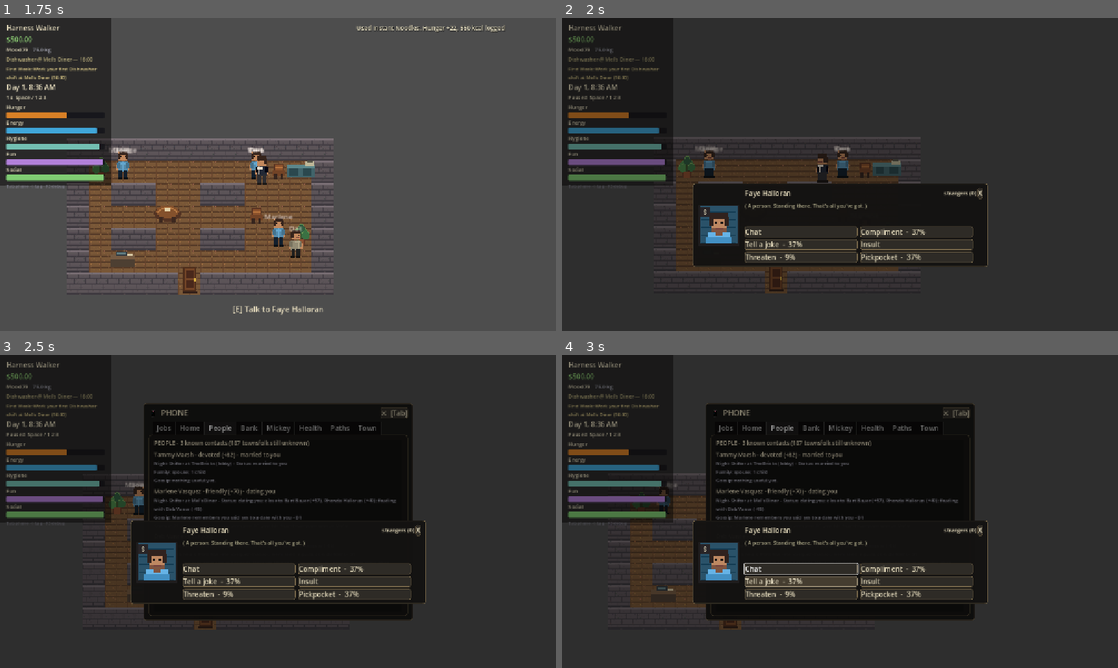
Above: before the commit, frames 1-4 (two rows, left to right).
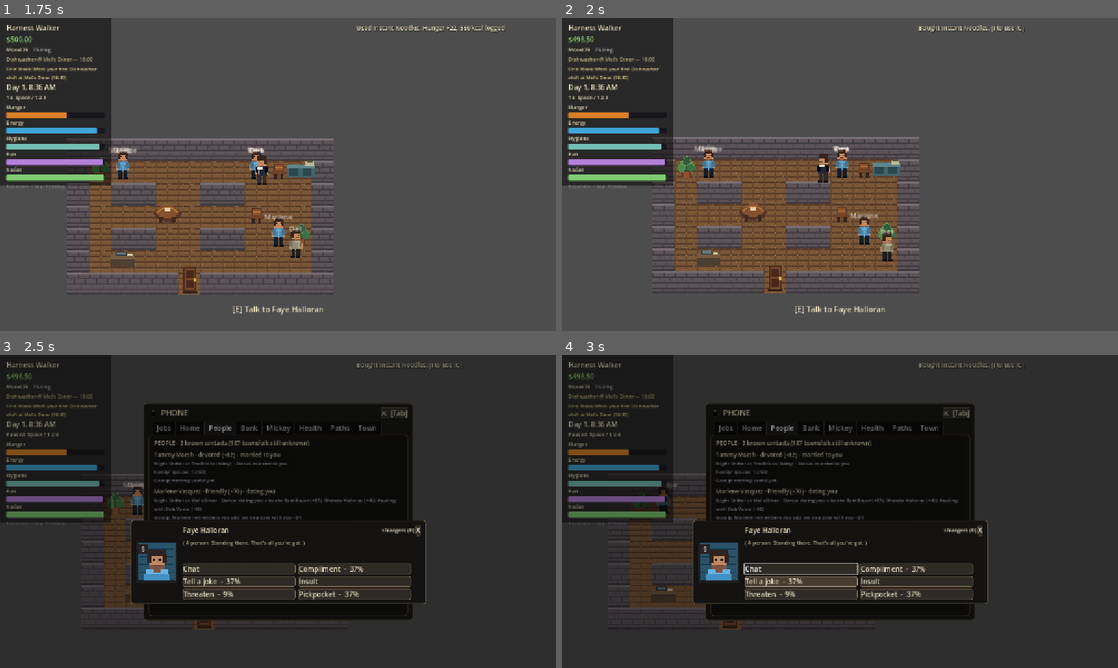
Above: after the commit, the same moments.

Repository: redstonejh/rags
Game: Godot game, scene res://scenes/dev/PlaytestDriver.tscn
The game is run twice, just before and just after one commit, with the same random seed, the same clock (stepped at 60 frames per second) and the same inputs. This scene is started directly instead of the project's main scene.
Inputs (mouse positions are in pixels of both pictures, inside the frame that each line leads up to):
- Up to frame 1 (1.75 s): move the mouse to (400, 158) at 0.52 s; hold D (move_right) 0.53-1.25 s; hold E (interact) 0.53-1.25 s; click (400, 158) at 0.67 s; drag from (166, 190) to (94, 262) at 1.27 s
- Up to frame 2 (2 s): no input
- Up to frame 3 (2.5 s): move the mouse to (333, 442) at 2.02 s; hold D (move_right) from 2.03 s (still down); hold Tab (phone) from 2.03 s (still down); tap E (interact) at 2.3 s
- Up to frame 4 (3 s): release D (move_right) at 2.75 s; release Tab (phone) at 2.75 s; drag from (812, 574) to (678, 596) at 2.77 s

Frame 1 is identical in both runs. In frame 2, 91% of the frame differs, in the area x 0-100%, y 0-100%; in frame 3, 0.4%; in frame 4, 0.2%.

Commit message:
Fade exterior roofs behind player

Diff:
--- a/scripts/dev/playtest_driver.gd
+++ b/scripts/dev/playtest_driver.gd
@@ -124,6 +124,7 @@
 	_check(_exterior_ground_tile_count(Vector2i(5, 0)) > 0, "exterior sidewalks spawned")
 	_check(_exterior_ground_tile_count(Vector2i(6, 0)) > 0, "exterior dirt lots spawned")
 	_check(_exterior_facade_count() > 0, "exterior building facades spawned")
+	await _verify_exterior_roof_fade()
 	_check(_exterior_street_prop_count() > 0, "exterior street props spawned")
 
 
@@ -149,7 +150,7 @@
 	await get_tree().physics_frame
 	_check(WorldState.player_location_id == "loc_diner", "travel entered the diner")
 	_check(_current_world_named_count("PropSprite") > 0, "interior prop sprites spawned")
-	_check(_current_world_named_count("DecorSprite") >= 8,
+	_check(_current_world_name_prefix_count("DecorSprite") >= 8,
 			"diner decorative sprites spawned")
 	_move_player_to_current_world_cell(Vector2i(7, 4))
 	_clear_hud_toasts()
@@ -254,7 +255,7 @@
 	await get_tree().process_frame
 	await get_tree().physics_frame
 	_check(WorldState.player_location_id == "loc_store", "travel entered the store")
-	_check(_current_world_named_count("DecorSprite") >= 4,
+	_check(_current_world_name_prefix_count("DecorSprite") >= 4,
 			"store decorative sprites spawned")
 	_shop_counter = _find_current_world_node_with_property("stock")
 	if _shop_counter == null:
@@ -274,7 +275,7 @@
 		_check(false, "shop counter available for interaction")
 		return
 	await get_tree().physics_frame
-	_player.call("_physics_process", 0.0)
+	_player.set("_interact_target", _shop_counter)
 	_player.call("_unhandled_input", _action("interact"))
 	await get_tree().process_frame
 	var shop: CanvasLayer = _main.get_node("Shop")
@@ -345,7 +346,7 @@
 	if sting != null:
 		sting.stop()
 		sting.stream = null
-		sting.queue_free()
+		sting.free()
 	await get_tree().process_frame
 
 
@@ -634,6 +635,29 @@
 	return layer.get_child_count() if layer != null else 0
 
 
+func _verify_exterior_roof_fade() -> void:
+	var world_root: Node = _main.get_node("WorldRoot")
+	if world_root.get_child_count() == 0:
+		_check(false, "exterior roof fade has a world")
+		return
+	var world := world_root.get_child(0)
+	if not world.has_method("cell_to_world"):
+		_check(false, "exterior roof fade can position player by cell")
+		return
+	var roof := _find_named_descendant(world, "RoofSprite") as Sprite2D
+	_check(roof != null, "exterior roof sprites are named for depth behavior")
+	if roof == null:
+		return
+	var start: Vector2 = _player.get("global_position")
+	_player.set("global_position", world.call("cell_to_world", Vector2i(9, 1)))
+	world.call("_update_roof_fades", 1.0)
+	_check(roof.modulate.a < 0.8, "roof fades when the player is behind it")
+	_player.set("global_position", start)
+	world.call("_update_roof_fades", 1.0)
+	_check(roof.modulate.a > 0.9, "roof opacity restores away from the building")
+	_reset_player_camera_smoothing()
+
+
 func _exterior_street_prop_count() -> int:
 	var world_root: Node = _main.get_node("WorldRoot")
 	if world_root.get_child_count() == 0:
@@ -674,6 +698,13 @@
 	return _count_named_descendants(world_root.get_child(0), node_name)
 
 
+func _current_world_name_prefix_count(prefix: String) -> int:
+	var world_root: Node = _main.get_node("WorldRoot")
+	if world_root.get_child_count() == 0:
+		return 0
+	return _count_name_prefix_descendants(world_root.get_child(0), prefix)
+
+
 func _move_player_to_current_world_cell(cell: Vector2i) -> void:
 	var world_root: Node = _main.get_node("WorldRoot")
 	if world_root.get_child_count() == 0:
@@ -694,6 +725,13 @@
 	var count := 1 if node.name == node_name else 0
 	for child in node.get_children():
 		count += _count_named_descendants(child, node_name)
+	return count
+
+
+func _count_name_prefix_descendants(node: Node, prefix: String) -> int:
+	var count := 1 if str(node.name).begins_with(prefix) else 0
+	for child in node.get_children():
+		count += _count_name_prefix_descendants(child, prefix)
 	return count
 
 
--- a/scripts/main/main.gd
+++ b/scripts/main/main.gd
@@ -196,7 +196,8 @@
 			int(_reality_sting_player.get_meta("reality_check_stings", 0)) + 1)
 	_reality_sting_player.set_meta("last_reality_check_target", npc_id)
 	_reality_sting_player.stop()
-	_reality_sting_player.play()
+	if DisplayServer.get_name() != "headless":
+		_reality_sting_player.play()
 
 
 # ---------------------------------------------------------------- death
--- a/scripts/world/interior.gd
+++ b/scripts/world/interior.gd
@@ -226,6 +226,7 @@
 
 func _place_decor() -> void:
 	var decor: Array = DECOR_BY_LOCATION.get(location_id, [])
+	var index := 0
 	for item in decor:
 		var kind := str(item.get("kind", ""))
 		if not DECOR_TEXTURES.has(kind):
@@ -234,9 +235,10 @@
 		if texture == null:
 			continue
 		var sprite := Sprite2D.new()
-		sprite.name = "DecorSprite"
+		sprite.name = "DecorSprite_%02d" % index
 		sprite.texture = texture
 		sprite.texture_filter = 1
 		var cell: Vector2i = item.get("cell", Vector2i.ZERO)
 		sprite.position = cell_to_world(cell) + DECOR_OFFSETS.get(kind, Vector2.ZERO)
 		add_child(sprite)
+		index += 1
--- a/scripts/world/town.gd
+++ b/scripts/world/town.gd
@@ -32,10 +32,13 @@
 const TRASH_CAN_TEXTURE_PATH := "res://assets/props/trash_can.png"
 const DUMPSTER_TEXTURE_PATH := "res://assets/props/dumpster.png"
 const NEWS_BOX_TEXTURE_PATH := "res://assets/props/news_box.png"
+const ROOF_FADE_ALPHA := 0.38
+const ROOF_FADE_SPEED := 10.0
 
 var player_spawn: Vector2
 var facade_layer: Node2D = null
 var street_prop_layer: Node2D = null
+var roof_groups: Array[Dictionary] = []
 
 ## Buildings: rect (in cells), door cell, location id, label.
 const BUILDINGS := [
@@ -51,6 +54,7 @@
 
 
 func _ready() -> void:
+	roof_groups.clear()
 	# Grass field.
 	for x in W:
 		for y in H:
@@ -87,6 +91,10 @@
 	Locations.register_door("loc_decent_apartment", cell_to_world(Vector2i(37, 28)))
 
 
+func _process(delta: float) -> void:
+	_update_roof_fades(delta)
+
+
 func _stamp_sidewalks() -> void:
 	for x in W:
 		for y in [10, 13, 25, 28]:
@@ -140,8 +148,17 @@
 func _add_facade(rect: Rect2i, door_cell: Vector2i, loc_id: String) -> void:
 	if facade_layer == null:
 		return
+	var roof_sprites: Array[Sprite2D] = []
 	for x in range(rect.position.x, rect.end.x):
-		_add_facade_sprite(ROOF_TEXTURE_PATH, Vector2i(x, rect.position.y), Vector2(0, -20))
+		var roof := _add_facade_sprite(ROOF_TEXTURE_PATH, Vector2i(x, rect.position.y), Vector2(0, -20))
+		if roof != null:
+			roof.name = "RoofSprite"
+			roof_sprites.append(roof)
+	if not roof_sprites.is_empty():
+		roof_groups.append({
+			"rect": rect,
+			"sprites": roof_sprites,
+		})
 	var face_y := door_cell.y
 	for x in range(rect.position.x, rect.end.x):
 		var cell := Vector2i(x, face_y)
@@ -160,15 +177,38 @@
 		_add_facade_sprite(SIGN_TEXTURES[loc_id], door_cell, Vector2(0, -42))
 
 
-func _add_facade_sprite(texture_path: String, cell: Vector2i, offset: Vector2) -> void:
+func _add_facade_sprite(texture_path: String, cell: Vector2i, offset: Vector2) -> Sprite2D:
 	var texture: Texture2D = load(texture_path)
 	if texture == null:
-		return
+		return null
 	var sprite := Sprite2D.new()
 	sprite.texture = texture
 	sprite.texture_filter = 1
 	sprite.position = cell_to_world(cell) + offset
 	facade_layer.add_child(sprite)
+	return sprite
+
+
+func _update_roof_fades(delta: float) -> void:
+	var player: Node2D = SimEngine.player_node
+	if player == null or not is_instance_valid(player):
+		return
+	var player_cell := ground.local_to_map(to_local(player.global_position))
+	for group in roof_groups:
+		var rect: Rect2i = group.get("rect", Rect2i())
+		var target_alpha := ROOF_FADE_ALPHA if _cell_is_behind_roof(player_cell, rect) else 1.0
+		var sprites: Array = group.get("sprites", [])
+		for sprite in sprites:
+			if sprite is Sprite2D:
+				var current_alpha: float = sprite.modulate.a
+				sprite.modulate.a = lerpf(current_alpha, target_alpha,
+						clampf(delta * ROOF_FADE_SPEED, 0.0, 1.0))
+
+
+func _cell_is_behind_roof(cell: Vector2i, rect: Rect2i) -> bool:
+	if cell.x < rect.position.x or cell.x >= rect.end.x:
+		return false
+	return cell.y >= rect.position.y - 1 and cell.y <= rect.position.y + 1
 
 
 func _place_street_props() -> void:
Not shown, changed: docs/PROGRESS.md
Not shown, changed: docs/REBUILD_PLAN.md
